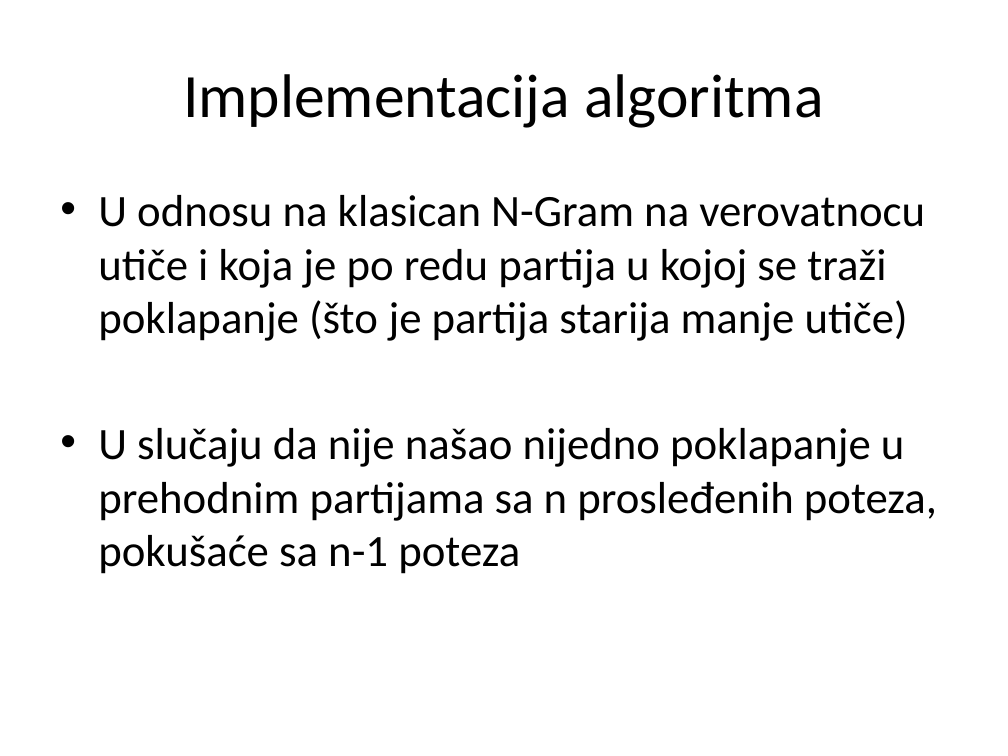
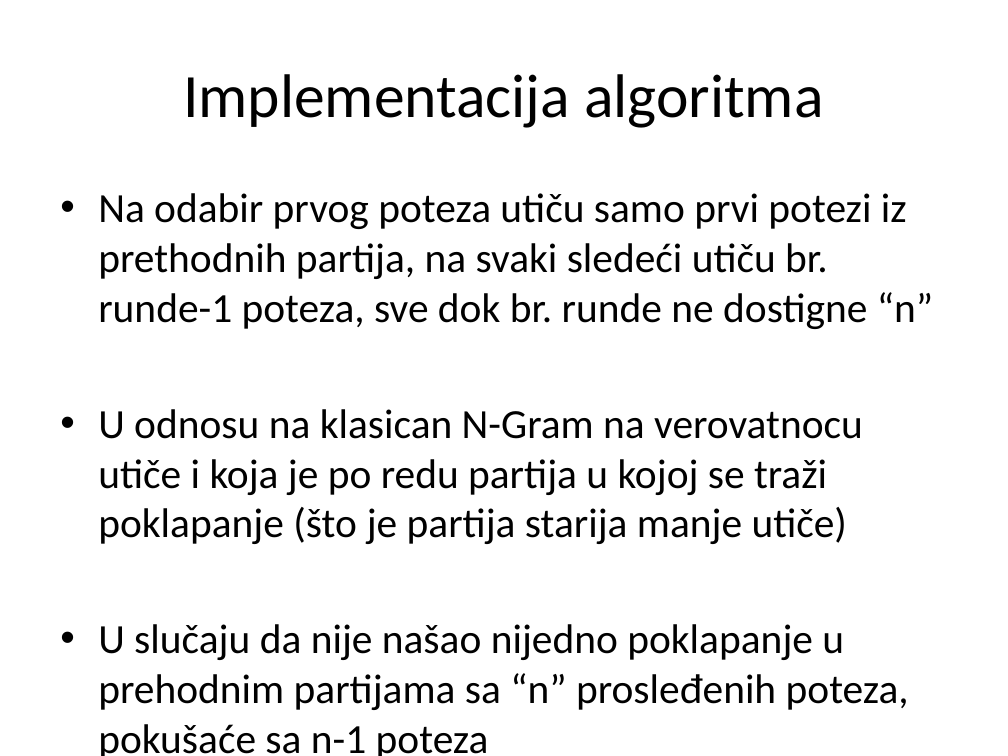
Before and after one commit to AndrejMiletic/SC2015-2016, a slide deck: slide 16 of AI in games.pptx. Drawn at 1008x756 pixels with LibreOffice and Linux fonts; fonts in the diff are those of the drawing. Boxes give left, top, right and bottom in pixels: in the first picture for what was removed or moved away, otherwise in the second. Text is boxed around its words. In the diff, an @@ line names an element or a change of style, - is before the commit and + after.

```diff
--- a/AI in games.pptx
+++ b/AI in games.pptx
@@ text at (98,193,933,329): paragraph added @@
+• Na odabir prvog poteza utiču samo prvi potezi iz prethodnih partija, na svaki sledeći utiču br. runde-1 poteza, sve dok br. runde ne dostigne “n”
@@ text at (98,409,863,544): size 32 to 29.6 pt in "U odnosu na klasican N-Gram na verovatnocu ..." @@
@@ text at (98,624,909,756): text changed; size 32 to 29.6 pt @@
-• U slučaju da nije našao nijedno poklapanje u prehodnim partijama sa n prosleđenih poteza, pokušaće sa n-1 poteza
+• U slučaju da nije našao nijedno poklapanje u prehodnim partijama sa “n” prosleđenih poteza, pokušaće sa n-1 poteza
```
Also in this commit, not shown: 3 other slides changed, 3 slides added, 3 other files.
